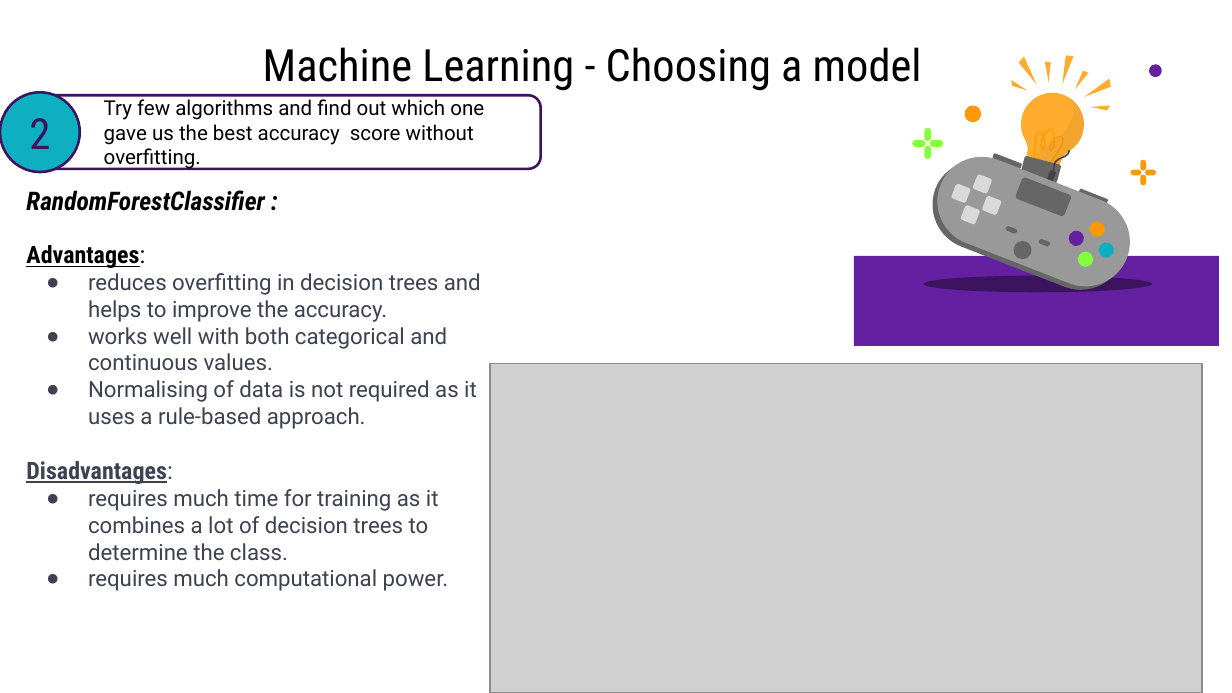
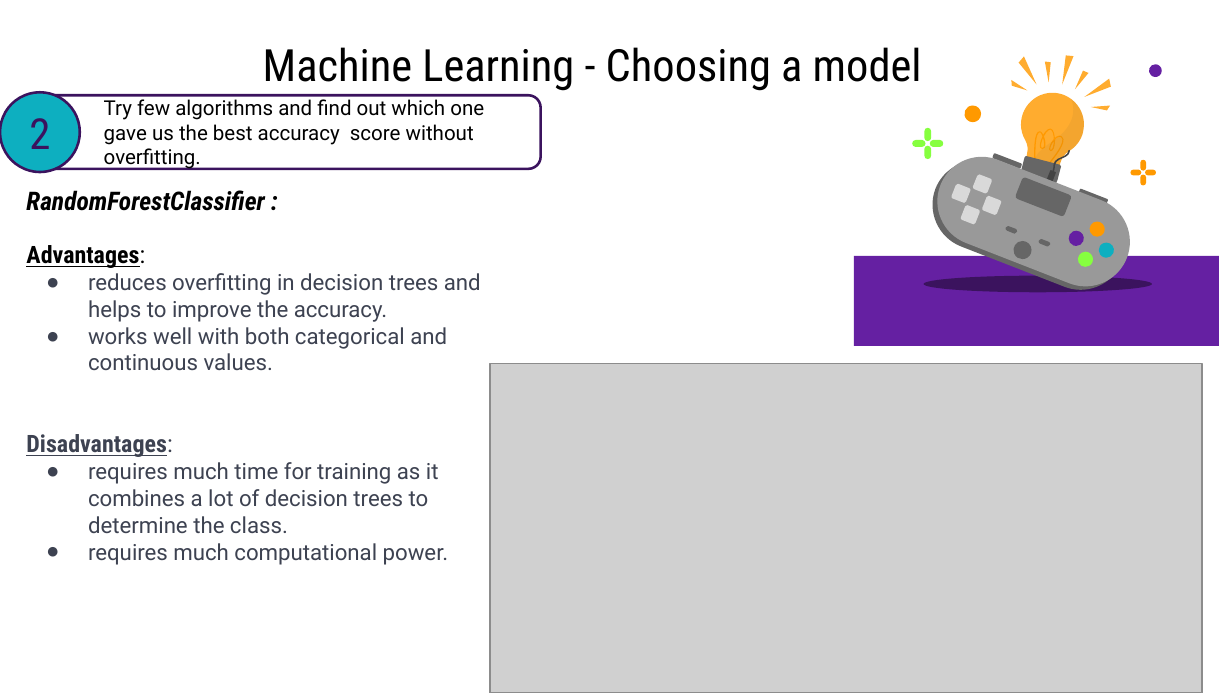
Before and after one commit to tomery1203/Data-science---end-of-semester-project, a slide deck: slide 21 of project presentation.pptx (slide 26 before the commit). Drawn at 1232x693 pixels with LibreOffice and Linux fonts; fonts in the diff are those of the drawing; grey boxes stand for pictures. Boxes give left, top, right and bottom in pixels: in the first picture for what was removed or moved away, otherwise in the second. Text is boxed around its words. In the diff, an @@ line names an element or a change of style, - is before the commit and + after.

```diff
--- a/project presentation.pptx
+++ b/project presentation.pptx
@@ text at [88, 380, 477, 429]: paragraph removed @@
-● Normalising of data is not required as it uses a rule-based approach.
```
Also in this commit, not shown: 7 other slides changed, 2 slides removed.
